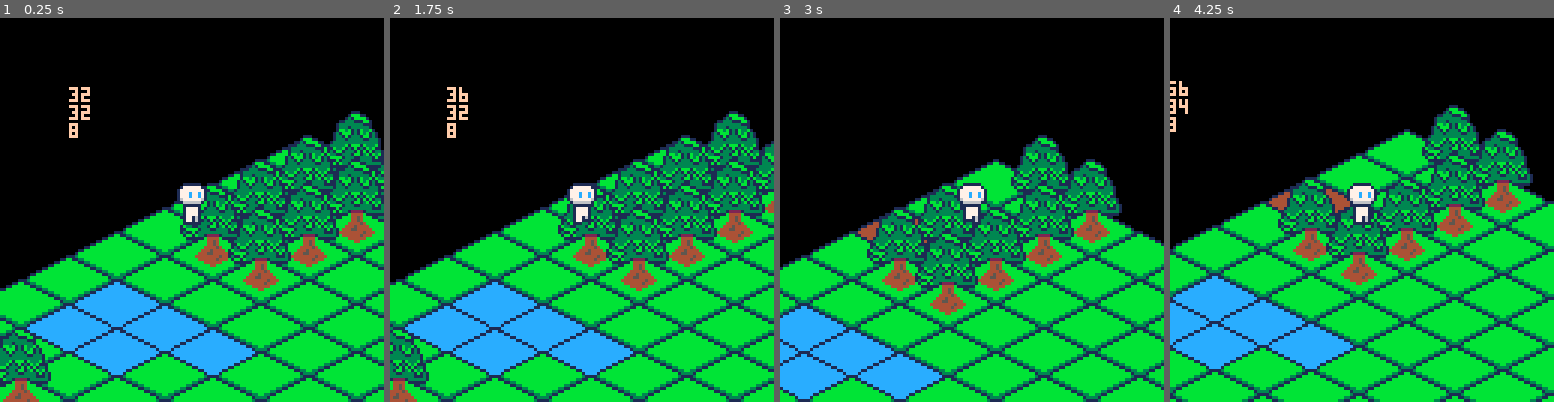
Above: before the commit, frames 1-4 (left to right).
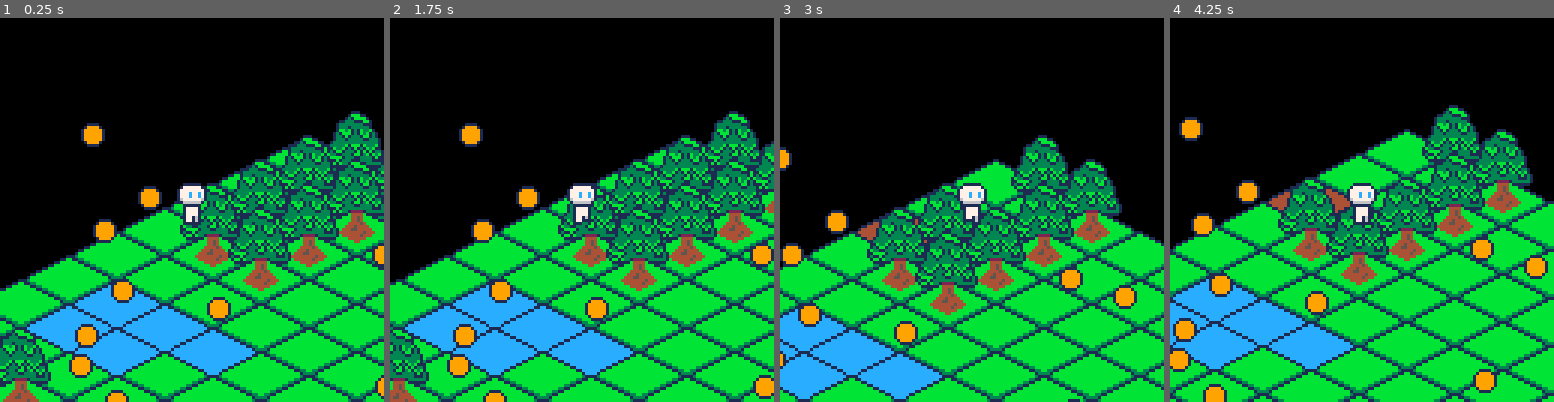
Above: after the commit, the same moments.

Repository: alainpuron/pico-8
Game: PICO-8 cartridge isometric.p8
Two runs of this game, one before a commit and one after it. Both use one fixed random seed, a clock stepped at 60 frames per second and the inputs below.
Inputs:
- Up to frame 1 (0.25 s): no input
- Up to frame 2 (1.75 s): tap X (X key) at 0.33, 1.07 s; hold Right from 1.6 s (still down)
- Up to frame 3 (3 s): tap X (X key) at 1.85, 2.97 s; release Right at 2.1 s; hold Up 2.15-2.42 s; hold Right from 2.47 s (still down)
- Up to frame 4 (4.25 s): release Right at 3.03 s; hold Left 3.08-3.58 s; hold Down 3.63-3.97 s; hold Right from 4.02 s (still down); tap X (X key) at 4.08 s

The runs differ from the first frame. In frame 1, 2.9% of the frame differs, in the area x 17-100%, y 17-100%; in frame 2, 3.2%; in frame 3, 2.1%; in frame 4, 3.6%, in the area x 0-99%, y 16-100%.

Commit message:
Add files via upload
Added a pick up system for the objects

Diff:
--- a/isometric.p8
+++ b/isometric.p8
@@ -6,11 +6,13 @@
 map_layout()
 plr_init()
 inventory_init()
+obj_init()
 
 end
 
 function _update()
 plr_update()
+obj_pickup(plr,inv)
 end
 
 
@@ -21,10 +23,8 @@
 	draw_map(tiles)
 	plr_draw(plr)
 	inventory_draw()
-	print(plr.x)
-	print(plr.y)
-
-	print(map_data[flr(plr.x / 16) + 1][flr(plr.y / 8) + 1])
+
+	obj_draw(objects)
 
 
 end
@@ -269,13 +269,6 @@
 	})
 
 
-	add(inv,{
-
-	name = 'gold',
-	amount = 5,
-	sprite = 75
-	})
-
 end
 
 function inventory_draw()
@@ -284,10 +277,111 @@
 
 	for i=1,#inv do
 		spr(inv[i].sprite,22+9*i,117,1,1)
+
+		-- prints the amount in inv
+	 print(inv[i].amount,22+12*i,120,7)
+
 	end
 
 end
 
+-->8
+-- obj and pick up --
+function obj_init()
+
+	objects = {
+
+	{	name	='gold',id = 1 ,amount = 0,sprite = 74},
+	{ name ='axe',id = 2, amount = 0,sprite = 75}
+
+	}
+
+	spawned_objects = {}
+	obj_spawning(15)
+
+end
+
+function obj_spawning(how_much)
+
+	for i=1,how_much do
+
+		add(spawned_objects, {
+    name = 'gold',
+    sprite = 75,
+    amount =1,
+    id = 1,
+    x = rnd(30) * rnd(8),
+    y = rnd(30) *	rnd(8)
+  })
+
+	end
+
+end
+
+function list_has(list,id)
+
+  for item in all(list) do
+
+    if item.id == id then
+      return item
+
+    end
+
+  end
+  return nil
+end
+
+-- picks up an object
+function obj_pickup(plr,inv)
+
+		for obj in all(spawned_objects) do
+
+				if abs(plr.x - obj.x) < 8 and abs(plr.y - obj.y) < 8 then
+
+					-- checks if exist
+					local existing = list_has(inv,obj.id)
+
+				-- if obj already in the inv
+				-- then just add 1 to the amount
+					if existing then
+
+							existing.amount+=obj.amount
+							del(spawned_objects,obj)
+
+					end
+					-- if obj not exist in inv then add it
+					if not existing then
+							add(inv,{
+
+								name 		=	obj.name,
+								id 				= obj.id,
+								amount = obj.amount,
+								sprite = obj.sprite
+
+						})
+
+					-- deletes the object from map
+						del(spawned_objects,obj)
+
+						break
+				end
+
+
+			end
+
+		end
+
+end
+
+
+
+function obj_draw()
+
+	for obj in all(spawned_objects) do
+    spr(obj.sprite, obj.x, obj.y)
+  end
+
+end
 __gfx__
 00000000000000011000000000000000000000000000000110000000000000000000000000000001100000000000000000000000000000011000000000000000
 00000000000001155110000000000000000000000000011cc110000000000000000000000000011bb110000000000000000000000000011bb110000000000000
